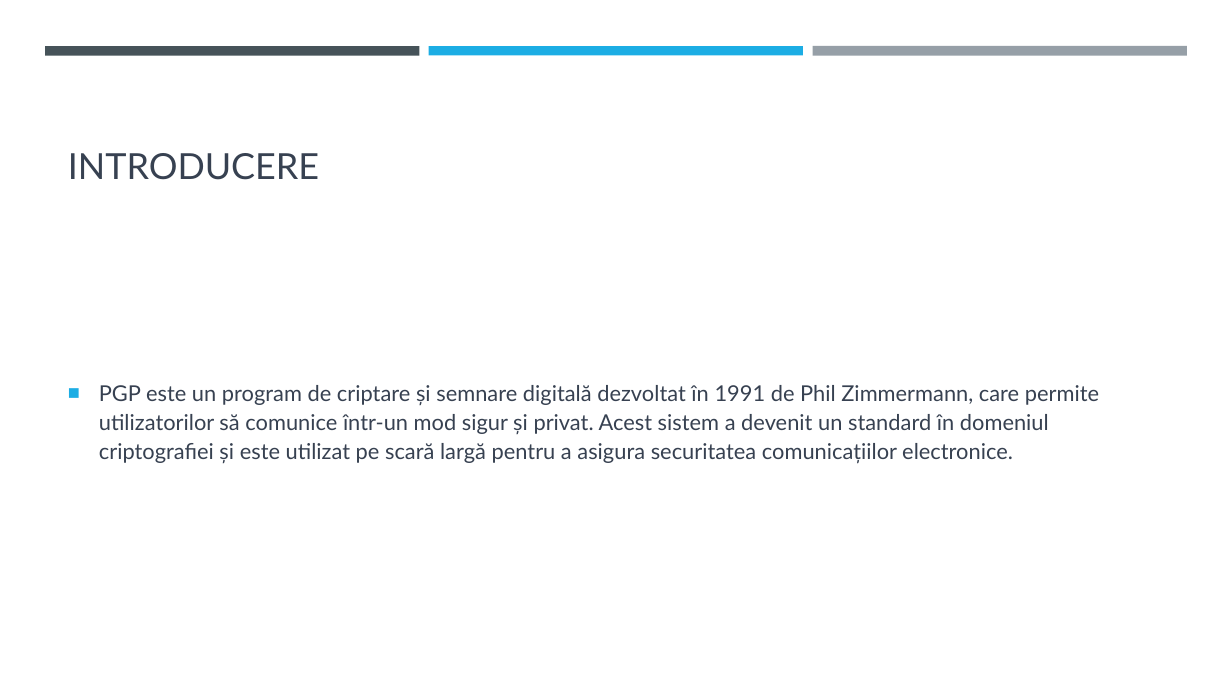
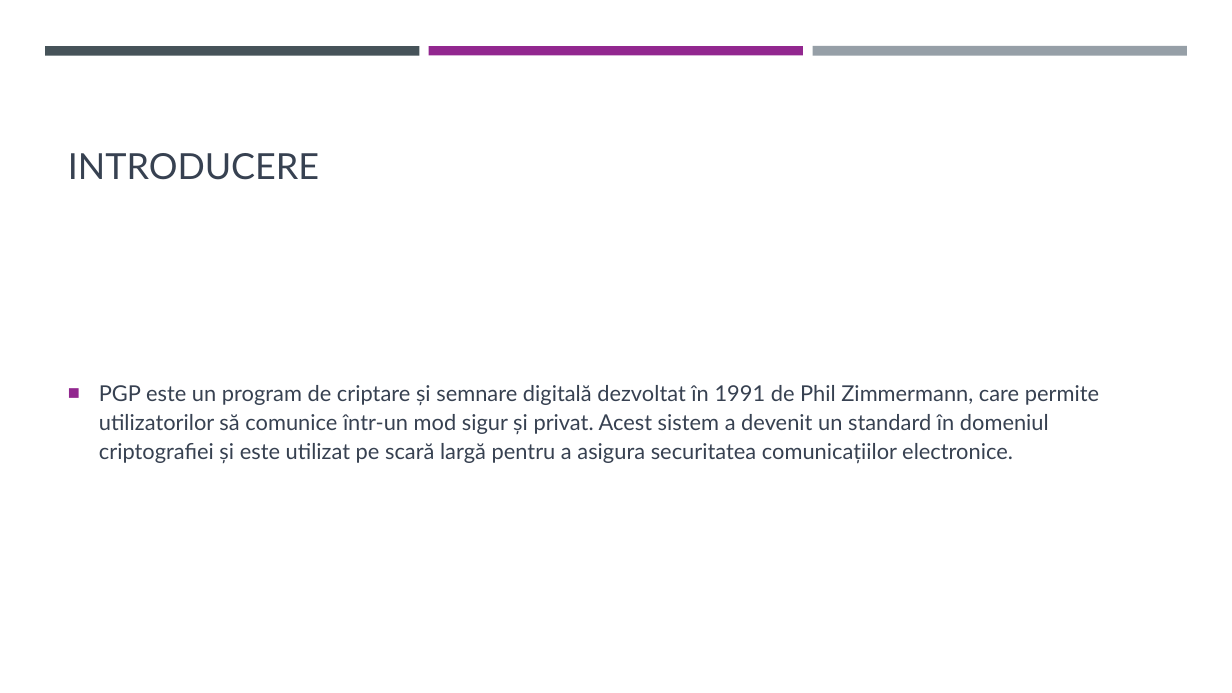
Before and after one commit to Brebu/pgp, a slide deck: slide 2 of Securizarea comunicării și protejarea datelor cu PGP -.pptx. Drawn at 1232x693 pixels with LibreOffice and Linux fonts; fonts in the diff are those of the drawing. Boxes give left, top, right and bottom in pixels: in the first picture for what was removed or moved away, otherwise in the second. Text is boxed around its words. In the diff, an @@ line names an element or a change of style, - is before the commit and + after.

```diff
--- a/Securizarea comunicării și protejarea datelor cu PGP -.pptx
+++ b/Securizarea comunicării și protejarea datelor cu PGP -.pptx
@@ rectangle at <box>429,46,803,55</box>: fill #1CADE4 to #92278F @@
@@ text "PGP este un program de ..." at <box>99,385,1099,463</box>: bullet colour #1CADE4 to #92278F @@
```
Also in this commit, not shown: 13 other slides changed, 4 slides added.
